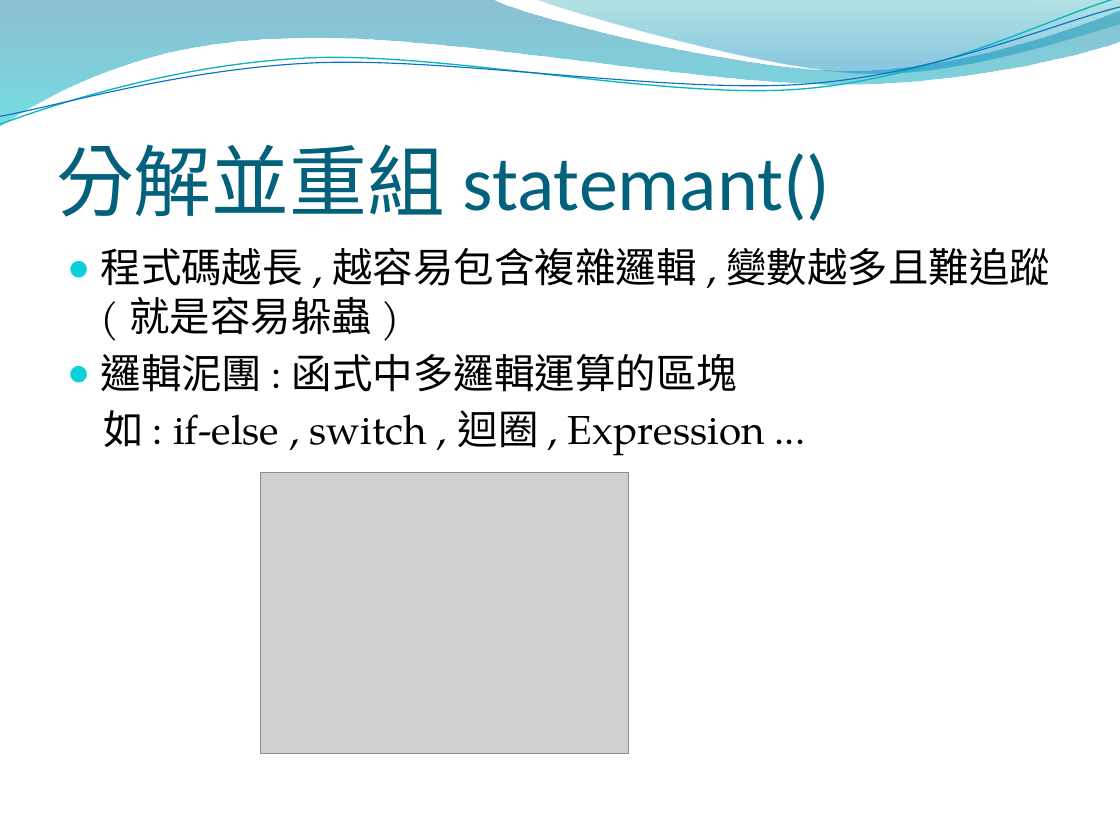
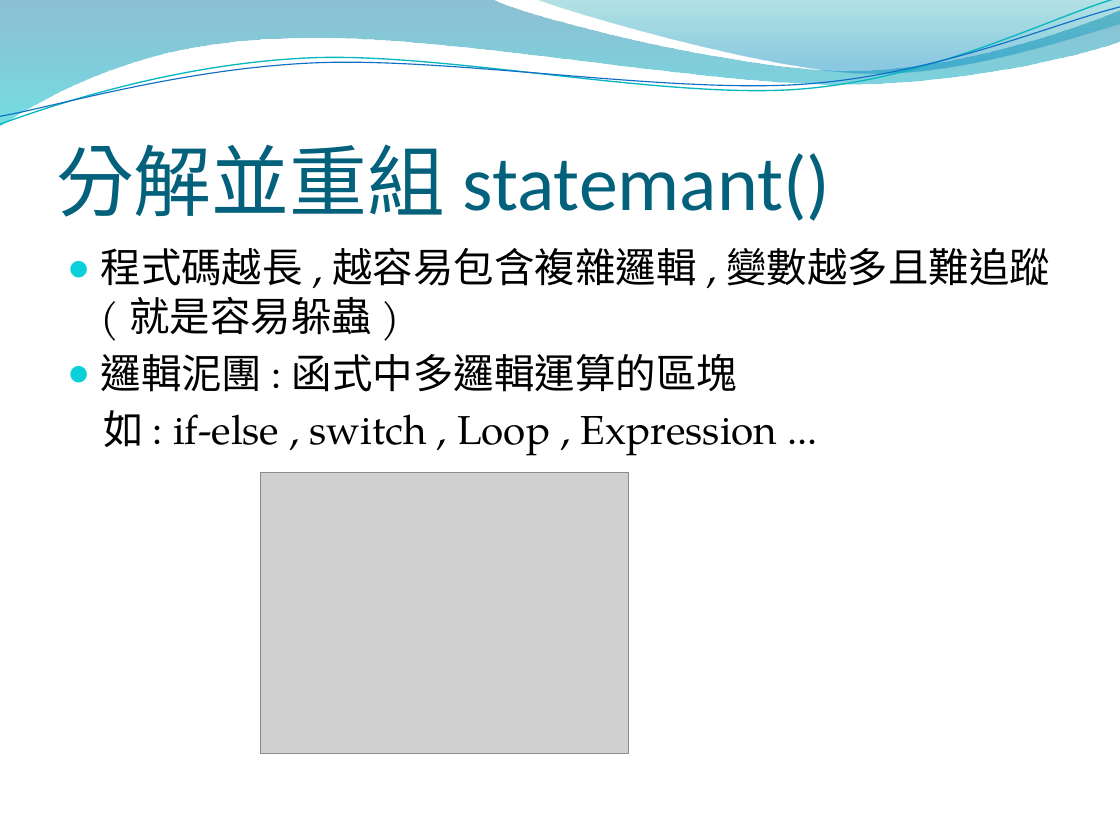
Before and after one commit to DavidLai0927/Assignment, a slide deck: slide 19 of Refactoring/Refactoring 0~1.3.pptx. Drawn at 1120x840 pixels with LibreOffice and Linux fonts; fonts in the diff are those of the drawing; grey boxes stand for pictures; background and template pictures are left out. Boxes give left, top, right and bottom in pixels: in the first picture for what was removed or moved away, otherwise in the second. Text is boxed around its words. In the diff, an @@ line names an element or a change of style, - is before the commit and + after.

```diff
--- a/Refactoring/Refactoring 0~1.3.pptx
+++ b/Refactoring/Refactoring 0~1.3.pptx
@@ text at (103, 410, 778, 456): text changed @@
-如 : if-else , switch , 迴圈 , Expression ...
+如 : if-else , switch , Loop , Expression ...
```
Also in this commit, not shown: 1 slide added.
